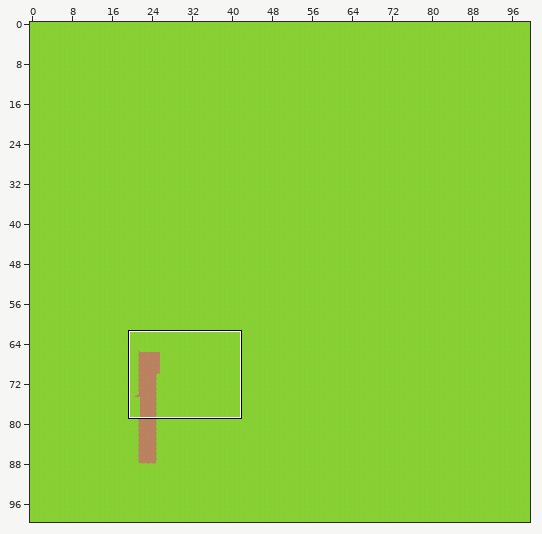
Two versions of a level (Tiled map, FinalProject/exampleGame/assets/tileTest/Stage1.tmx). The first picture is a wide view before the edit; the outline marks the close-up.
Close-up. Before the commit:
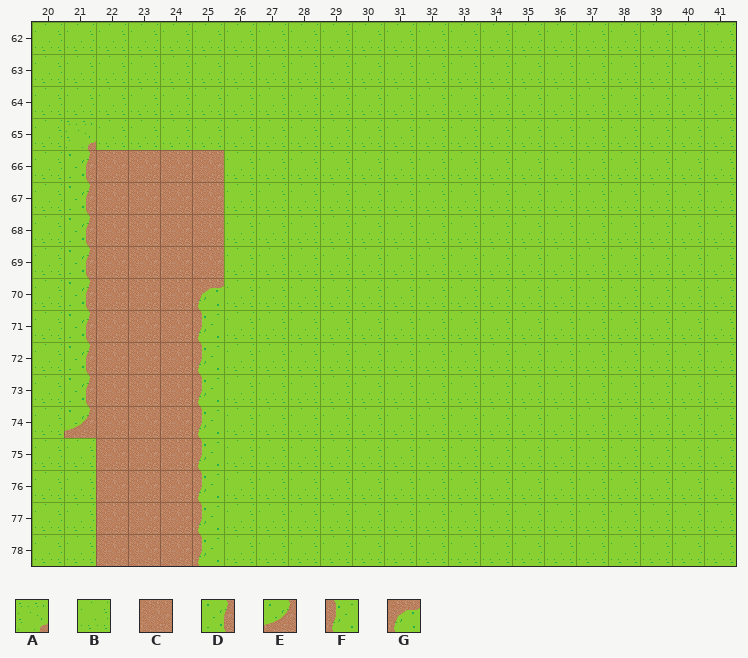
Cells are 32x32 px. Shown: x 20..41, y 62..78. The commit also changed other parts of the map, which this record leaves out.
Key: from "common": A 1, B 3, C 11, D 13, E 15, F 17, G 18.
_ is an empty cell.
Layer "BackGround1" before, first column x 20:
62 BBBBBBBBBBBBBBBBBBBBBB
63 BBBBBBBBBBBBBBBBBBBBBB
64 BBBBBBBBBBBBBBBBBBBBBB
65 BABBBBBBBBBBBBBBBBBBBB
66 BDCCCCBBBBBBBBBBBBBBBB
67 BDCCCCBBBBBBBBBBBBBBBB
68 BDCCCCBBBBBBBBBBBBBBBB
69 BDCCCCBBBBBBBBBBBBBBBB
70 BDCCCGBBBBBBBBBBBBBBBB
71 BDCCCFBBBBBBBBBBBBBBBB
72 BDCCCFBBBBBBBBBBBBBBBB
73 BDCCCFBBBBBBBBBBBBBBBB
74 BECCCFBBBBBBBBBBBBBBBB
75 BBCCCFBBBBBBBBBBBBBBBB
76 BBCCCFBBBBBBBBBBBBBBBB
77 BBCCCFBBBBBBBBBBBBBBBB
78 BBCCCFBBBBBBBBBBBBBBBB
After the commit:
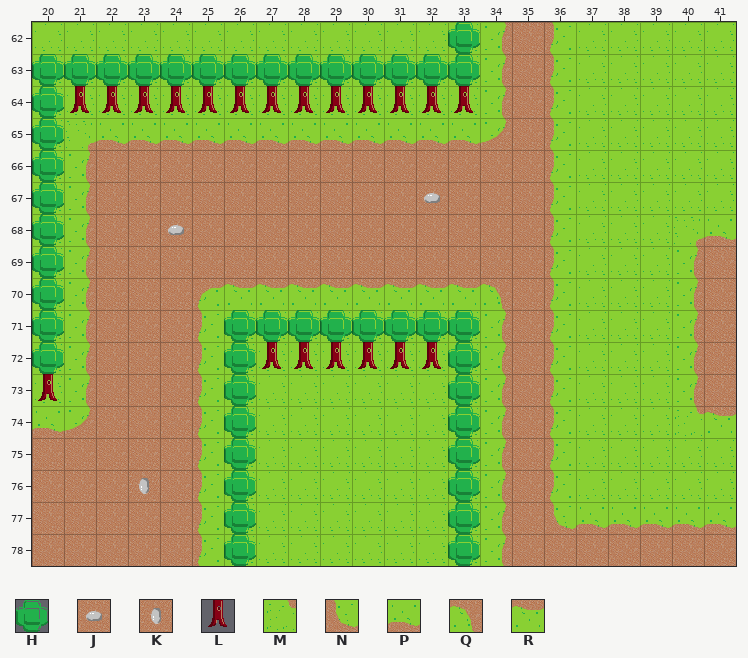
Further tiles: from "common": H 0, J 2, K 2 turned 270, L 5, M 10, N 12, P 16, Q 20, R 21.
What changed:
Layer "BackGround1":
y 62..64: x 34..36 BBB -> DCF
y 65: x 22..36 BBBBBBBBBBBBBBB -> PPPPPPPPPPPPECF
y 66: x 26..36 BBBBBBBBBBB -> CCCCCCCCCCF
y 67: x 26..36 BBBBBBBBBBB -> CCCCCCJCCCF
y 68: x 24 C -> J; x 26..36 BBBBBBBBBBB -> CCCCCCCCCCF; x 40..41 BB -> AP
y 69: x 26..36 BBBBBBBBBBB -> CCCCCCCCCCF; x 40..41 BB -> DC
y 70: x 26..36 BBBBBBBBBBB -> RRRRRRRRQCF; x 40..41 BB -> DC
y 71..73: x 34..36 BBB -> DCF; x 40..41 BB -> DC
y 74: x 20 B -> P; x 34..36 BBB -> DCF; x 40..41 BB -> MR
y 75: x 20..21 BB -> CC; x 34..36 BBB -> DCF
y 76: x 20..21 BB -> CC; x 23 C -> K; x 34..36 BBB -> DCF
y 77: x 20..21 BB -> CC; x 34..41 BBBBBBBB -> DCNPPPPP
y 78: x 20..21 BB -> CC; x 34..41 BBBBBBBB -> DCCCCCCC
Layer "Collision1":
y 62: x 33 _ -> H
y 63: x 20..33 ______________ -> HHHHHHHHHHHHHH
y 64: x 20..33 ______________ -> HLLLLLLLLLLLLL
y 65..70: x 20 _ -> H
y 71: x 20 _ -> H; x 26..33 ________ -> HHHHHHHH
y 72: x 20 _ -> H; x 26..33 ________ -> HLLLLLLH
y 73: x 20 _ -> L; x 26 _ -> H; x 33 _ -> H
y 74..78: x 26 _ -> H; x 33 _ -> H
Where, in picture pixels (left, top, right, bottom), the same in both close-ups:
changed: (32, 22, 736, 566)
